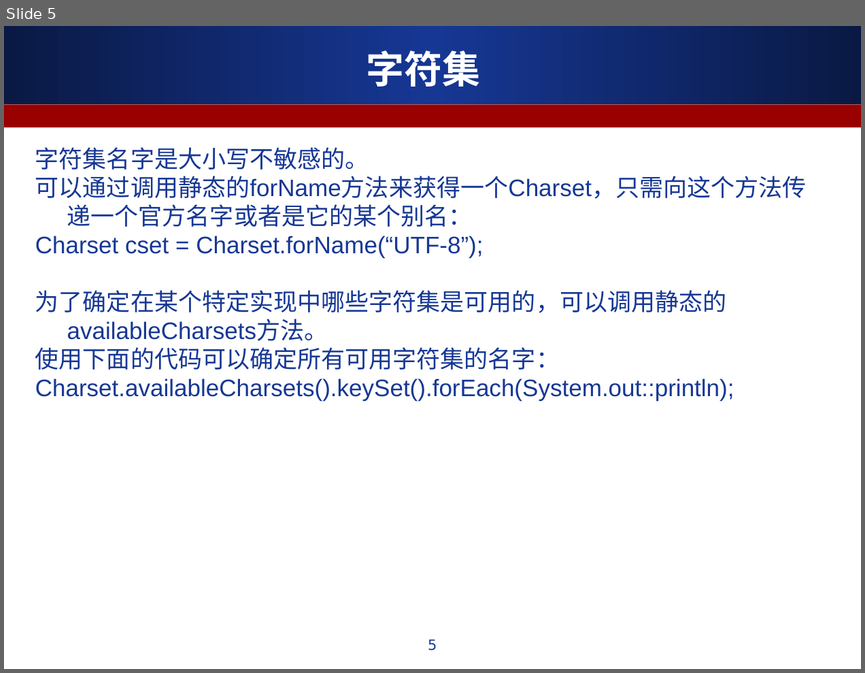
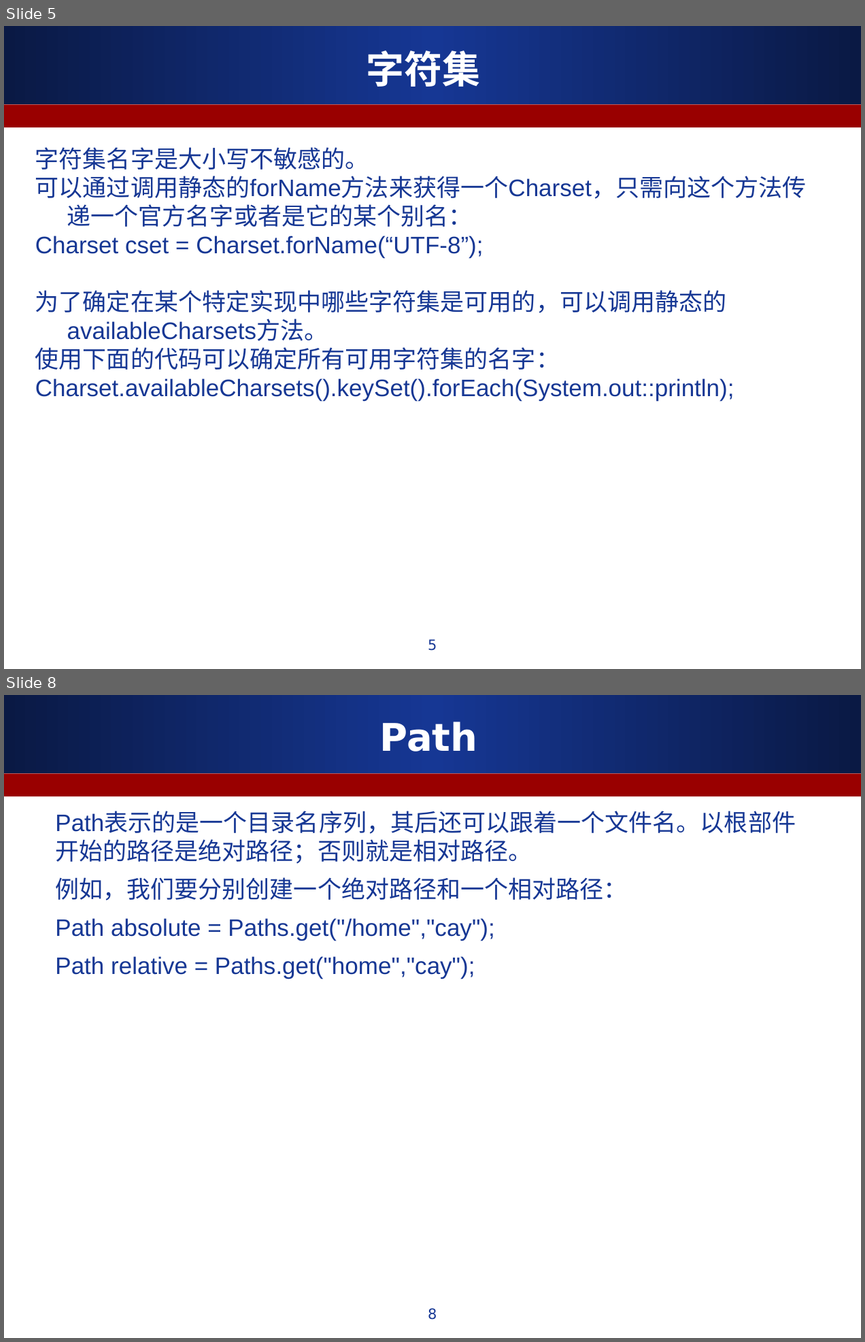
Before and after one commit to ALiberInc/Training, a slide deck: Java/第七章_流与文件.ppt. Shown one above the other, each under a label of ours: slide 5 before the commit, slides 5 and 8 after it; the slides between them are not shown. The pictures are 865x673 and 865x1342 pixels, drawn with LibreOffice and Linux fonts; fonts in the diff are those of the drawing. Boxes give left, top, right and bottom in pixels: in the first picture for what was removed or moved away, otherwise in the second. Text is boxed around its words. In the diff, an @@ line names an element or a change of style, - is before the commit and + after.

```diff
--- a/Java/第七章_流与文件.ppt
+++ b/Java/第七章_流与文件.ppt
@@ slide 8 added at bbox=[4, 695, 861, 1338], background #FFFFFF; not listed: 2 template elements that a slide beside it also shows @@
@@ title added at bbox=[380, 722, 478, 751], 32 pt, text #FFFFFF, bold @@
+Path
@@ text added at bbox=[55, 812, 796, 979], 20 pt, text #163794 @@
+Path表示的是一个目录名序列，其后还可以跟着一个文件名。以根部件开始的路径是绝对路径；否则就是相对路径。
+例如，我们要分别创建一个绝对路径和一个相对路径：
+Path absolute = Paths.get("/home","cay");
+Path relative = Paths.get("home","cay");
@@ page number added at bbox=[428, 1308, 436, 1319], 12 pt, text #163794 @@
+8
```
Also in this commit, not shown: 2 slides changed, 2 other slides added.
